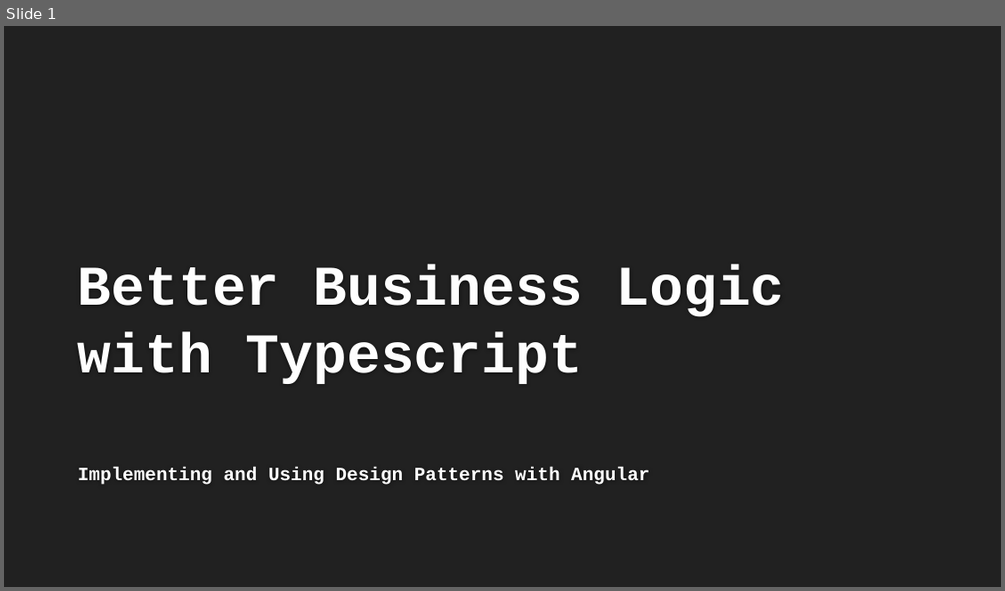
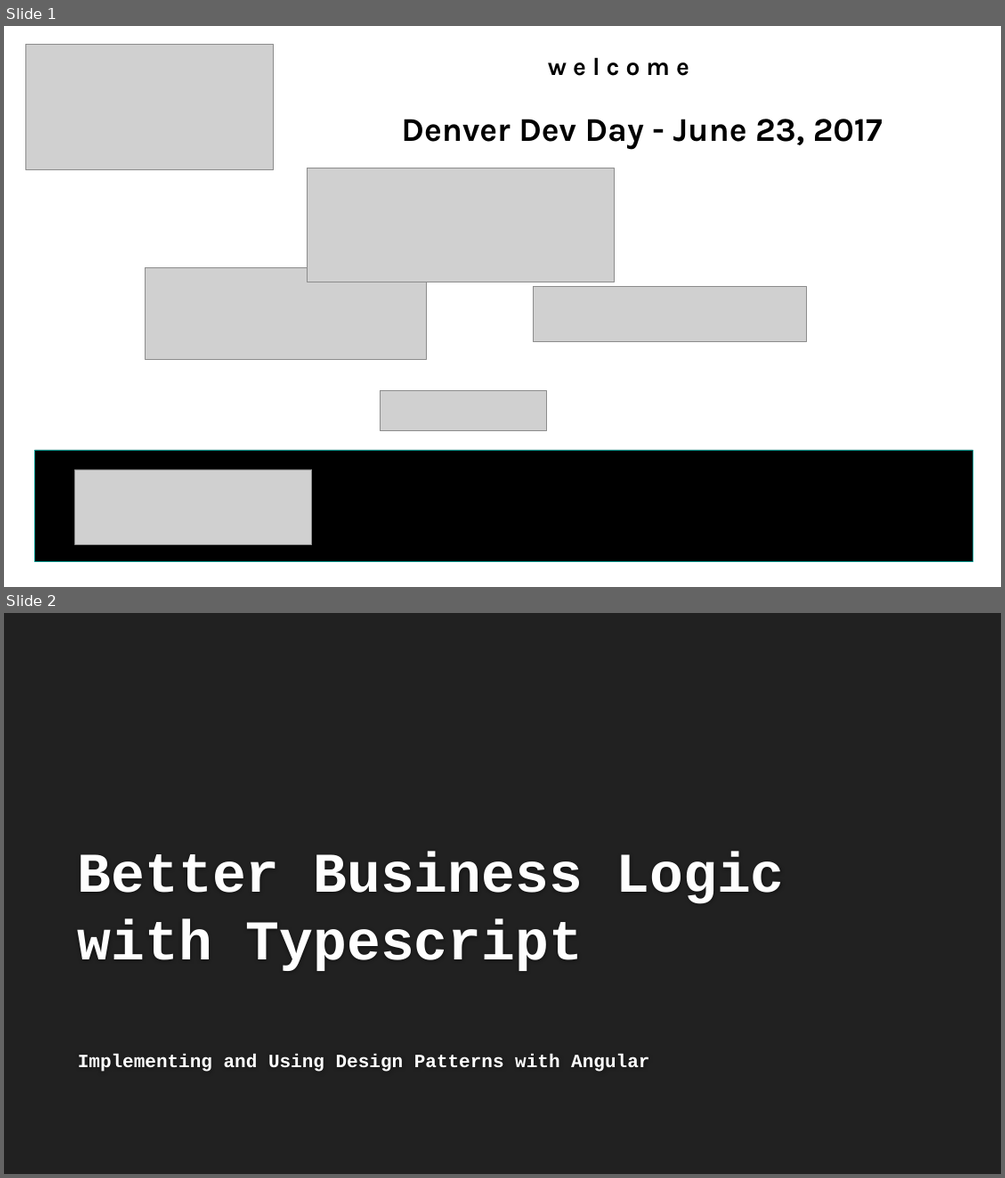
Before and after one commit to buildmotion/better-business-logic-with-typescript, a slide deck: Presentation/Better Business Logic with Typescript.pptx. Shown one above the other, each under a label of ours: slide 1 before the commit, slides 1 and 2 after it. The pictures are 1005x591 and 1005x1178 pixels, drawn with LibreOffice and Linux fonts; fonts in the diff are those of the drawing; grey boxes stand for pictures; background and template pictures are left out. Boxes give left, top, right and bottom in pixels: in the first picture for what was removed or moved away, otherwise in the second. Text is boxed around its words. In the diff, an @@ line names an element or a change of style, - is before the commit and + after.

```diff
--- a/Presentation/Better Business Logic with Typescript.pptx
+++ b/Presentation/Better Business Logic with Typescript.pptx
@@ slide 1 added at (x1=4, y1=26, x2=1001, y2=587), background #FFFFFF @@
@@ group added at (x1=25, y1=45, x2=972, y2=562): 6 pictures, 2 texts, 1 rectangle @@
+Denver Dev Day - June 23, 2017
+w e l c o m e
@@ what was slide 1 is now slide 2 @@
```
Also in this commit, not shown: 3 slides changed, 5 other slides added, 2 slides removed, 9 other files.
